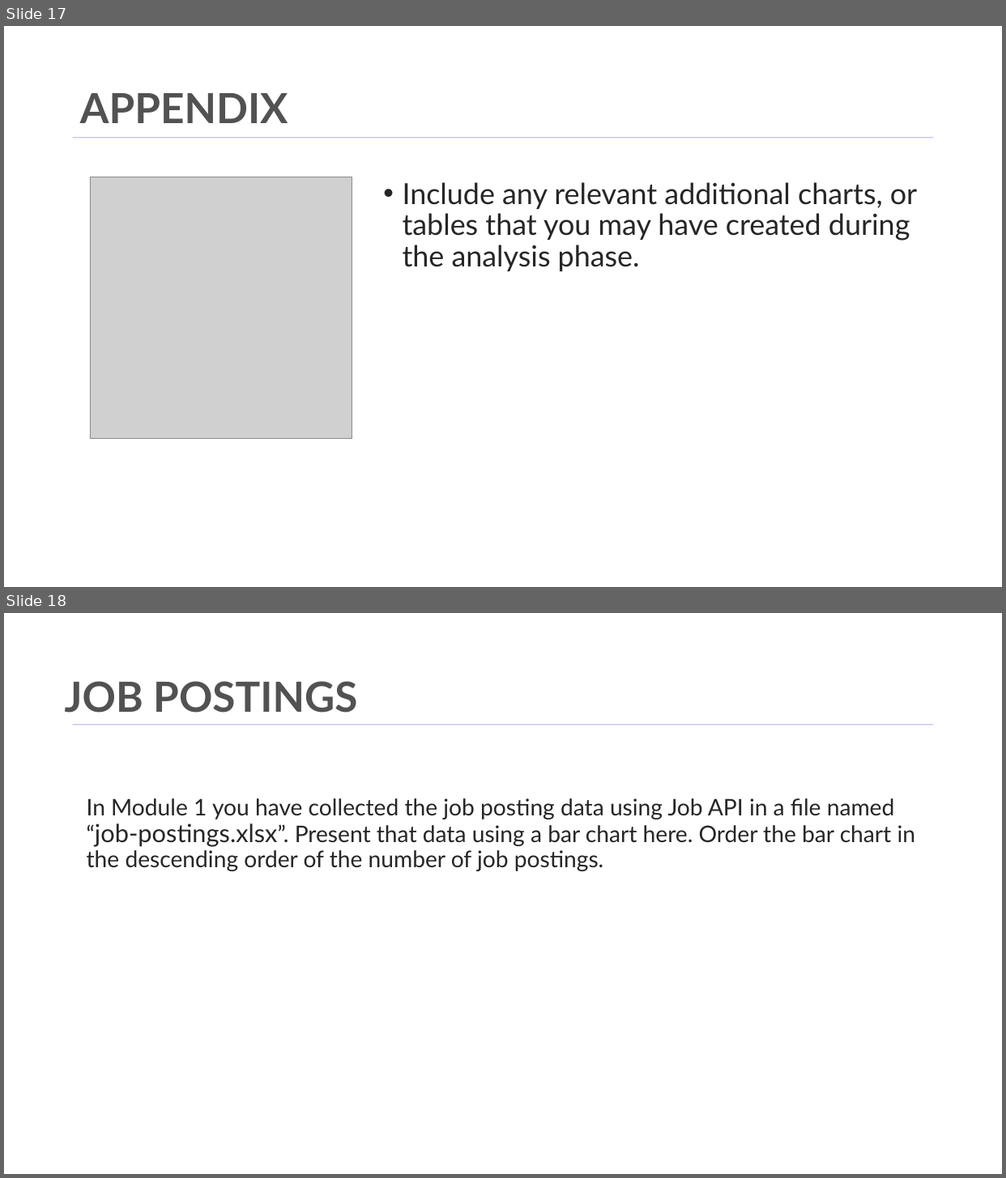
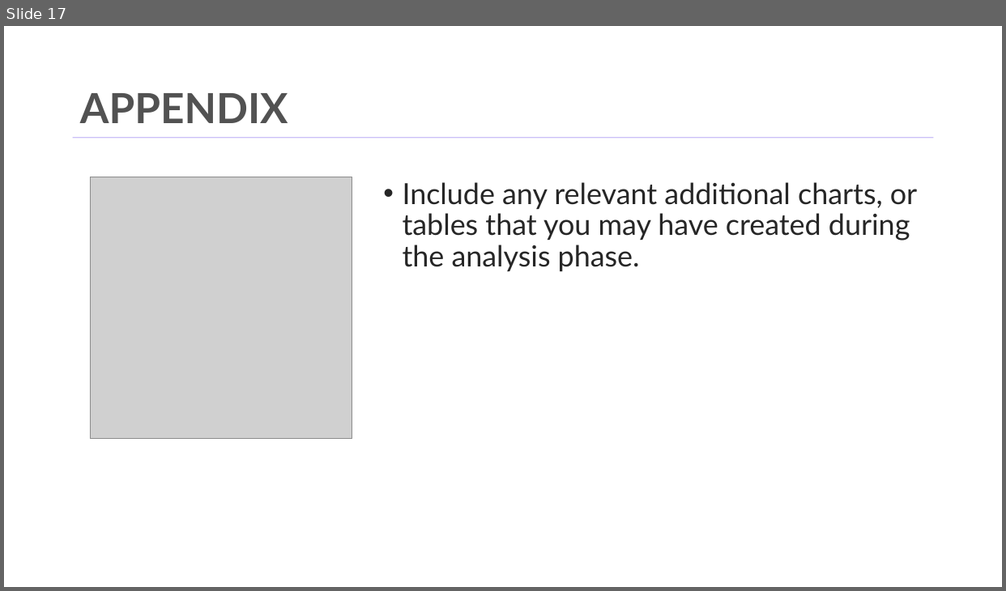
Before and after one commit to Hasan082/Data-Analysis, a slide deck: Capstone_project/Capstone_Project_Md_hasanuzzaman.pptx. Shown one above the other, each under a label of ours: slides 17 and 18 before the commit, slide 17 after it. The pictures are 1006x1178 and 1006x591 pixels, drawn with LibreOffice and Linux fonts; fonts in the diff are those of the drawing; grey boxes stand for pictures; background and template pictures are left out. Boxes give left, top, right and bottom in pixels: in the first picture for what was removed or moved away, otherwise in the second. Text is boxed around its words. In the diff, an @@ line names an element or a change of style, - is before the commit and + after.

```diff
--- a/Capstone_project/Capstone_Project_Md_hasanuzzaman.pptx
+++ b/Capstone_project/Capstone_Project_Md_hasanuzzaman.pptx
@@ slide 18 removed at (4,613,1002,1174), background #FFFFFF; not listed: 1 template element that a slide beside it also shows @@
@@ title removed at (65,681,357,713) @@
-JOB POSTINGS
@@ text removed at (87,798,916,871) @@
-In Module 1 you have collected the job posting data using Job API in a file named “job-postings.xlsx”. Present that data using a bar chart here. Order the bar chart in the descending order of the number of job postings.
```
Also in this commit, not shown: 5 slides changed, 1 slide added, 1 other file.
